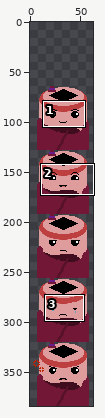
Sprite sheet -- data/images/protagonists/portraits/Portraits_Corelle.png. The picture above shows the old version from afar; the outline marks the close-up.
Close-up. The starting point:
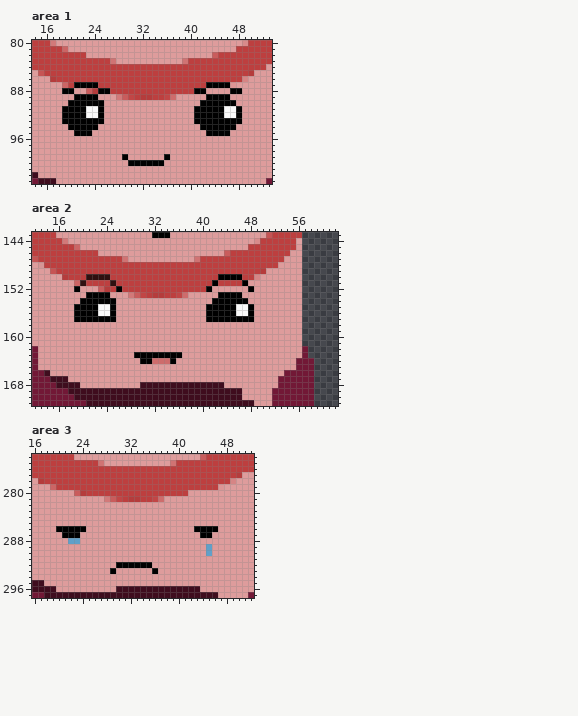
The file is 64x320 pixels. Pixels under 10% opacity are left out. Colours within 5 levels of each other are drawn and written as one. Shown: area 1: x 14..53, y 80..103; area 2: x 12..62, y 143..171; area 3: x 16..52, y 274..297. The old version is drawn lined up with the new one, on the new canvas. The wide view leaves out empty margins. The commit also changed other parts of the picture, which this record leaves out.
The result:
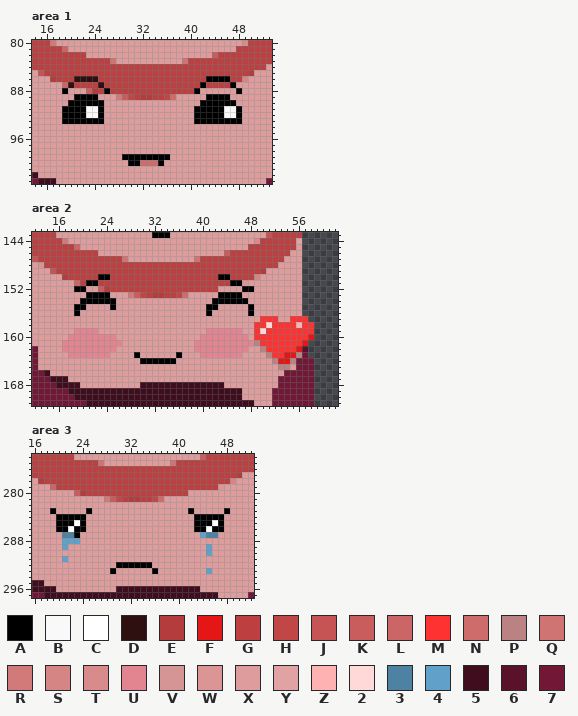
Palette (. is transparent): A #000000  B #f9f9f9  C #ffffff  D #2f1010  E #b53c3c  F #e51616  G #bd3f3f  H #c14646  J #c65454  K #c95c5c  L #cc6565  M #ff3232  N #ce6c6c  P #ba8282  Q #d07373  R #d27979  S #d68585  T #d88b8b  U #e38491  V #d69595  W #dc9595  X #de9c9c  Y #e0a2a2  Z #ffb2b2  2 #ffd8d8  3 #4e82a3  4 #60a0c9  5 #3f0d1e  6 #59122a  7 #721836
Edits made:
canvas 64x320 -> 64x384, the old top-left corner now at 0,64
--- area 1
@@ x 14..53 @@
  85 XJGGGGGGGGGGGGGGGGGGGGGGGGGGGGGGGGGGEXXX
- 86 XXXEGGGGGGGGGGGGGGGGGGGGGGGGGGGGGGGSXXXX
- 87 XXXXXLGAAAAGGGGGGGGGGGGGGGGGGAAAAWXXXXXX
- 88 XXXXXAAXXKEAAGGGGGGGGGGGGGGAAXXXXAAXXXXX
+ 86 XXXEGGGDDDDGGGGGGGGGGGGGGGGGGAAAAGGSXXXX
+ 87 XXXXXLDGGGGDGGGGGGGGGGGGGGGGAGGGGAXXXXXX
+ 88 XXXXXAXXXKEGAGGGGGGGGGGGGGGAXXXXXXAXXXXX
  89 XXXXXXXAAAAXXXRKHGEEGGHNXXXXXAAAAXXXXXXX
@@ x 14..53 @@
  93 XXXXXAAAAAAAXXXXXXXXXXXXXXXAAAAAAAAXXXXX
- 94 XXXXXXAAAAAXXXXXXXXXXXXXXXXXAAAAAAXXXXXX
- 95 XXXXXXXAAAXXXXXXXXXXXXXXXXXXXAAAAXXXXXXX
+ 94 XXXXXXXXXXXXXXXXXXXXXXXXXXXXXXXXXXXXXXXX
+ 95 XXXXXXXXXXXXXXXXXXXXXXXXXXXXXXXXXXXXXXXX
  96 XXXXXXXXXXXXXXXXXXXXXXXXXXXXXXXXXXXXXXXX
@@ x 28..37 @@
  98 XXXXXXXXXX
- 99 XAXXXXXXAX
-100 XXAAAAAAXX
+ 99 XAAAAAAAAX
+100 XXAANNNAXX
 101 XXXXXXXXXX
--- area 2
@@ x 12..62 @@
 149 XXXJGGGGGGGGGGGGGGGGGGGGGGGGGGGGGGGGGGEXXXXXX......
-150 XXXXXEGGGDDDDGGGGGGGGGGGGGGGGGGAAAAGGSXXXXXXX......
-151 XXXXXXXLDGGGGDGGGGGGGGGGGGGGGGAGGGGAXXXXXXXXX......
-152 XXXXXXXAXXXKEGAGGGGGGGGGGGGGGAXXXXXXAXXXXXXXX......
+150 XXXXXEGGGGGAAGGGGGGGGGGGGGGGGGGAAGGGGSXXXXXXX......
+151 XXXXXXXLGAAGGGGGGGGGGGGGGGGGGGGGGAAWXXXXXXXXX......
+152 XXXXXXXAAXXKEGGGGGGGGGGGGGGGGGGXXXXAAXXXXXXXX......
 153 XXXXXXXXXAAAAXXXRKHGEEGGHNXXXXXAAAAXXXXXXXXXX......
 154 XXXXXXXXAAAAAAXXXXXXXXXXXXXXXXAAAAAAXXXXXXXXX......
-155 XXXXXXXAAAABBAXXXXXXXXXXXXXXXAAAAABBAXXXXXXXX......
-156 XXXXXXXAAAABBAXXXXXXXXXXXXXXXAAAAABBAXXXXXXXX......
-157 XXXXXXXAAAAAAAXXXXXXXXXXXXXXXAAAAAAAAXXXXXXXX......
-158 XXXXXXXXXXXXXXXXXXXXXXXXXXXXXXXXXXXXXXXXXXXXX......
-159 XXXXXXXXXXXXXXXXXXXXXXXXXXXXXXXXXXXXXXXXXXXXX......
-160 XXXXXXXXXXXXXXXXXXXXXXXXXXXXXXXXXXXXXXXXXXXXX......
-161 XXXXXXXXXXXXXXXXXXXXXXXXXXXXXXXXXXXXXXXXXXXXX......
-162 7XXXXXXXXXXXXXXXXXXXXXXXXXXXXXXXXXXXXXXXXXXXX7.....
-163 7XXXXXXXXXXXXXXXXAAAAAAAAXXXXXXXXXXXXXXXXXXXX7.....
-164 7XXXXXXXXXXXXXXXXXAANNNAXXXXXXXXXXXXXXXXXXXX777....
-165 7XXXXXXXXXXXXXXXXXXXXXXXXXXXXXXXXXXXXXXXXXXX777....
+155 XXXXXXXAAXXXXAXXXXXXXXXXXXXXXAAXXXXXAXXXXXXXX......
+156 XXXXXXXAXXXXXXXXXXXXXXXXXXXXXAXXXXXXAXXXXXXXX......
+157 XXXXXXXXXXXXXXXXXXXXXXXXXXXXXXXXXXXXXXMMMXXMMM.....
+158 XXXXXXXXXXXXXXXXXXXXXXXXXXXXXXXXXXXXXMM2MMMMZMM....
+159 XXXXXXXUUUUXXXXXXXXXXXXXXXXXXUUUUUUXXM2MMMMMMMM....
+160 XXXXXXUUUUUUUUXXXXXXXXXXXXXXUUUUUUUUXMMMMMMMMMF....
+161 XXXXXUUUUUUUUUUXXXXXXXXXXXXUUUUUUUUUUPMMMMMMMF.....
+162 7XXXXUUUUUUUUUXXXXXXXXXXXXXUUUUUUUUUXXPMMMMMF6.....
+163 7XXXXXUUUUUUUXXXXAXXXXXXAXXXUUUUUUUXXXXPMMFFP7.....
+164 7XXXXXXXXXXXXXXXXXAAAAAAXXXXXXXXXXXXXXXXPFFP777....
+165 7XXXXXXXXXXXXXXXXXXXXXXXXXXXXXXXXXXXXXXXXPPX777....
 166 775XXXXXXXXXXXXXXXXXXXXXXXXXXXXXXXXXXXXXXX77777....
--- area 3
@@ x 16..52 @@
 282 XXXXXXXXXXXXXXXXXXXXXXXXXXXXXXXXXXXXX
-283 XXXXXXXXXXXXXXXXXXXXXXXXXXXXXXXXXXXXX
-284 XXXXXXXXXXXXXXXXXXXXXXXXXXXXXXXXXXXXX
-285 XXXXXXXXXXXXXXXXXXXXXXXXXXXXXXXXXXXXX
-286 XXXXAAAAAXXXXXXXXXXXXXXXXXXAAAAXXXXXX
-287 XXXXXAAAXXXXXXXXXXXXXXXXXXXXAAXXXXXXX
-288 XXXXXX44XXXXXXXXXXXXXXXXXXXXXXXXXXXXX
-289 XXXXXXXXXXXXXXXXXXXXXXXXXXXXX4XXXXXXX
+283 XXXAXXXXXAXXXXXXXXXXXXXXXXAXXXXXAXXXX
+284 XXXXAAAAAXXXXXXXXXXXXXXXXXXAAAAAXXXXX
+285 XXXXAAACAXXXXXXXXXXXXXXXXXXAAACAXXXXX
+286 XXXXAACAAXXXXXXXXXXXXXXXXXXAACAAXXXXX
+287 XXXXX33AXXXXXXXXXXXXXXXXXXXX433XXXXXX
+288 XXXXX444XXXXXXXXXXXXXXXXXXXXXXXXXXXXX
+289 XXXXX4XXXXXXXXXXXXXXXXXXXXXXX4XXXXXXX
 290 XXXXXXXXXXXXXXXXXXXXXXXXXXXXX4XXXXXXX
-291 XXXXXXXXXXXXXXXXXXXXXXXXXXXXXXXXXXXXX
+291 XXXXX4XXXXXXXXXXXXXXXXXXXXXXXXXXXXXXX
 292 XXXXXXXXXXXXXXAAAAAAXXXXXXXXXXXXXXXXX
-293 XXXXXXXXXXXXXAXXXXXXAXXXXXXXXXXXXXXXX
+293 XXXXXXXXXXXXXAXXXXXXAXXXXXXXX4XXXXXXX
 294 XXXXXXXXXXXXXXXXXXXXXXXXXXXXXXXXXXXXX
